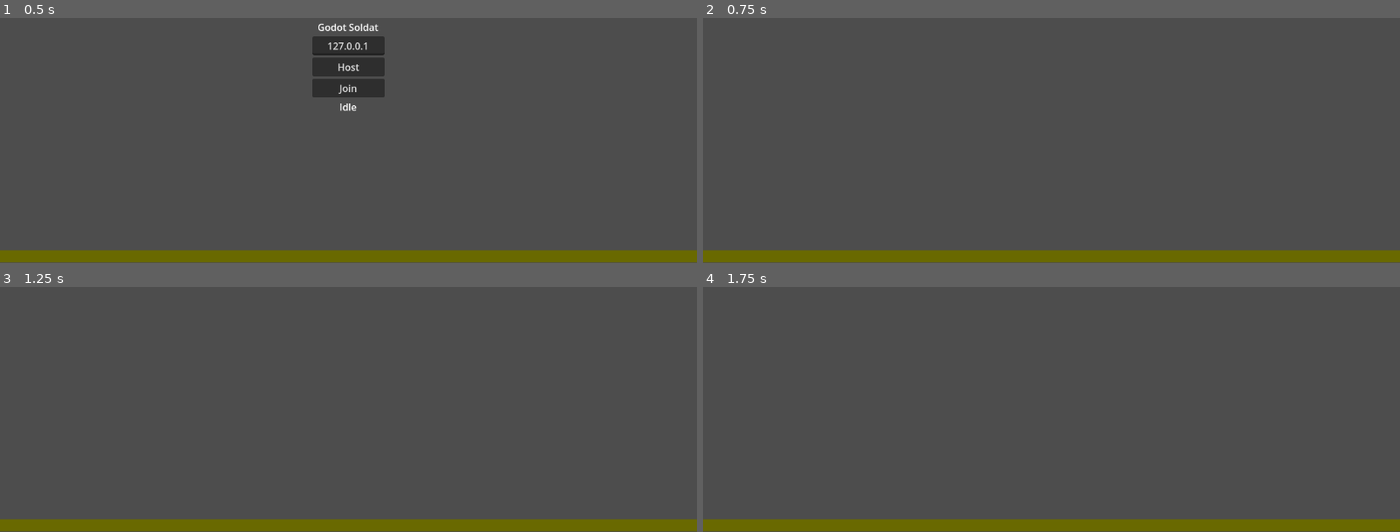
Above: before the commit, frames 1-4 (two rows, left to right).
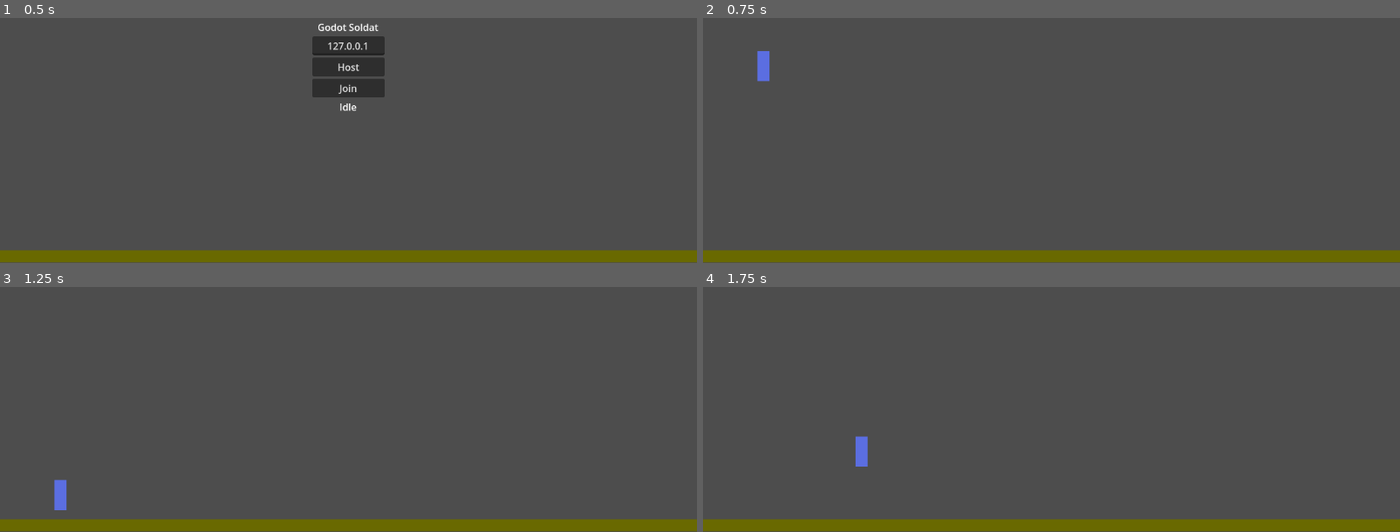
Above: after the commit, the same moments.

Repository: Loethor/godat
Game: Godot game, scene res://scenes/game.tscn
Two runs of this game, one before a commit and one after it. Both use one fixed random seed, a clock stepped at 60 frames per second and the inputs below.
Inputs (mouse positions are in pixels of both pictures, inside the frame that each line leads up to):
- Up to frame 1 (0.5 s): no input
- Up to frame 2 (0.75 s): click "Host" at 0.5 s
- Up to frame 3 (1.25 s): no input
- Up to frame 4 (1.75 s): move the mouse to (1204, 316) at 1.27 s; hold D (move_right) from 1.28 s (still down); click (1204, 316) at 1.35 s; tap Space (jump) at 1.52, 1.55 s

Frame 1 is identical in both runs. In frame 2, 0.2% of the frame differs, in the area x 7-10%, y 13-26%; in frame 3, 0.2%; in frame 4, 0.2%.

Commit message:
working multiplayer

Diff:
--- a/scenes/player.tscn
+++ b/scenes/player.tscn
@@ -1,8 +1,7 @@
-[gd_scene load_steps=6 format=3 uid="uid://cigcgjd7wcmf3"]
+[gd_scene load_steps=5 format=3 uid="uid://cigcgjd7wcmf3"]
 
 [ext_resource type="Texture2D" uid="uid://cmhapidgtgmx8" path="res://assets/player.png" id="1_3vyb7"]
 [ext_resource type="Script" uid="uid://bruscxq3rumdt" path="res://scripts/player.gd" id="1_g2els"]
-[ext_resource type="PackedScene" uid="uid://bpvs1no2rm64l" path="res://scenes/bullet.tscn" id="2_qhqgy"]
 
 [sub_resource type="RectangleShape2D" id="RectangleShape2D_3vyb7"]
 size = Vector2(20, 50)
@@ -11,10 +10,12 @@
 properties/0/path = NodePath(".:position")
 properties/0/spawn = true
 properties/0/replication_mode = 1
+properties/1/path = NodePath(".:velocity")
+properties/1/spawn = true
+properties/1/replication_mode = 1
 
 [node name="Player" type="CharacterBody2D"]
 script = ExtResource("1_g2els")
-bullet_scene = ExtResource("2_qhqgy")
 
 [node name="CollisionShape2D" type="CollisionShape2D" parent="."]
 shape = SubResource("RectangleShape2D_3vyb7")
--- a/scripts/game.gd
+++ b/scripts/game.gd
@@ -3,27 +3,55 @@
 @onready var players := $Players
 
 @export var player_scene: PackedScene
+@export var spawn_positions: Array[Vector2] = [Vector2(100, 300), Vector2(300, 300), Vector2(500, 300), Vector2(700, 300)]
+
+var spawn_index := 0
 
 func _ready():
+	# Connect multiplayer signals
 	multiplayer.peer_connected.connect(_on_peer_connected)
 	multiplayer.peer_disconnected.connect(_on_peer_disconnected)
+	multiplayer.connected_to_server.connect(_on_connected_to_server)
 
-	if multiplayer.is_server():
-		print("Server started with ID:", multiplayer.get_unique_id())
+	# Listen for when Network creates host
+	Network.server_created.connect(_on_server_created)
+
+func _on_server_created():
+	print("Server started with ID:", multiplayer.get_unique_id())
+	# Host spawns their own player
+	_spawn_player(multiplayer.get_unique_id())
 
 func _on_peer_connected(peer_id: int):
 	print("Peer connected:", peer_id)
 	if not multiplayer.is_server(): return
+	# Server spawns player for new peer
+	_spawn_player(peer_id)
 
+func _on_connected_to_server():
+	print("Connected to server as peer:", multiplayer.get_unique_id())
+
+func _spawn_player(peer_id: int):
 	var player := player_scene.instantiate()
 	player.name = str(peer_id)
+
+	# Calculate and set spawn position BEFORE adding to tree
+	var spawn_pos: Vector2
+	if spawn_index < spawn_positions.size():
+		spawn_pos = spawn_positions[spawn_index]
+	else:
+		spawn_pos = Vector2(100 + (spawn_index * 150), 300)
+	spawn_index += 1
+
+	# Set position before add_child
+	player.position = spawn_pos
+
 	players.add_child(player)
-
+	print("Spawned player for peer:", peer_id, "at", spawn_pos)
 
 func _on_peer_disconnected(peer_id: int):
 	if not multiplayer.is_server(): return
 	print("Peer disconnected:", peer_id)
 
-	for p in players.get_children():
-		if p.get_multiplayer_authority() == peer_id:
-			p.queue_free()
+	var player_node = players.get_node_or_null(str(peer_id))
+	if player_node:
+		player_node.queue_free()
--- a/scripts/network.gd
+++ b/scripts/network.gd
@@ -2,15 +2,21 @@
 
 const PORT := 7777
 const MAX_CLIENTS := 8
+
+signal server_created
+signal client_created
 
 func host():
 	var peer := ENetMultiplayerPeer.new()
 	peer.create_server(PORT, MAX_CLIENTS)
 	multiplayer.multiplayer_peer = peer
 	print("Hosting on port", PORT)
+	server_created.emit()
 
 func join(ip: String):
 	var peer := ENetMultiplayerPeer.new()
 	peer.create_client(ip, PORT)
 	multiplayer.multiplayer_peer = peer
 	print("Connecting to", ip)
+	client_created.emit()
+	client_created.emit()
--- a/scripts/player.gd
+++ b/scripts/player.gd
@@ -1,106 +1,32 @@
 extends CharacterBody2D
 class_name Player
 
-# -------------------------
-# MOVEMENT TUNING
-# -------------------------
 @export var move_speed := 360.0
 @export var gravity := 1200.0
 @export var jump_force := 520.0
 
-# -------------------------
-# WEAPON TUNING
-# -------------------------
-@export var fire_cooldown := 0.3
-@export var bullet_scene: PackedScene
+func _enter_tree():
+	# Set authority during _enter_tree
+	var peer_id = int(name)
+	set_multiplayer_authority(peer_id)
 
-var _fire_timer := 0.0
-
-# -------------------------
-# GODOT CALLBACKS
-# -------------------------
-
-func _enter_tree():
-	set_multiplayer_authority(name.to_int())
+	# Set authority on MultiplayerSynchronizer if it exists
+	var sync = get_node_or_null("MultiplayerSynchronizer")
+	if sync:
+		sync.set_multiplayer_authority(peer_id)
 
 func _physics_process(delta):
-	if multiplayer.is_server():
-		_server_physics(delta)
-
-func _process(delta):
-	_fire_timer -= delta
-
-	# Only the local player sends input
-	if not is_multiplayer_authority():
-		return
-
-	_send_movement_input()
-	_handle_fire_input()
-
-# -------------------------
-# SERVER-SIDE PHYSICS
-# -------------------------
-
-func _server_physics(delta):
-	_apply_gravity(delta)
-	move_and_slide()
-
-func _apply_gravity(delta):
+	# Apply gravity
 	if not is_on_floor():
 		velocity.y += gravity * delta
 
-# -------------------------
-# CLIENT → SERVER INPUT
-# -------------------------
+	# Only the owner applies input
+	if is_multiplayer_authority():
+		var dir := Input.get_axis("move_left", "move_right")
+		velocity.x = dir * move_speed
 
-func _send_movement_input():
-	var dir := Input.get_axis("move_left", "move_right")
-	var jump := Input.is_action_just_pressed("jump")
+		if Input.is_action_just_pressed("jump") and is_on_floor():
+			velocity.y = -jump_force
 
-	send_input.rpc(dir, jump)
-
-@rpc("any_peer", "unreliable")
-func send_input(dir: float, jump: bool):
-	# Executed ONLY on the server
-	velocity.x = dir * move_speed
-
-	if jump and is_on_floor():
-		velocity.y = -jump_force
-
-# -------------------------
-# WEAPON INPUT (CLIENT)
-# -------------------------
-
-func _handle_fire_input():
-	if not Input.is_action_just_pressed("fire"):
-		return
-
-	var dir := (get_global_mouse_position() - global_position).normalized()
-	request_fire.rpc(global_position, dir)
-
-# -------------------------
-# WEAPON LOGIC (SERVER)
-# -------------------------
-
-@rpc("any_peer", "reliable")
-func request_fire(origin: Vector2, direction: Vector2):
-	# Server-only logic
-	if not multiplayer.is_server():
-		return
-
-	if _fire_timer > 0.0:
-		return
-
-	_fire_timer = fire_cooldown
-
-	if bullet_scene == null:
-		push_error("Player: bullet_scene not assigned")
-		return
-
-	var bullet := bullet_scene.instantiate()
-	bullet.global_position = origin
-	bullet.direction = direction
-
-	# Bullets node must exist in the main scene
-	var bullets_node := get_tree().current_scene.get_node("Bullets")
-	bullets_node.add_child(bullet)
+	# Everyone moves their own physics
+	move_and_slide()
